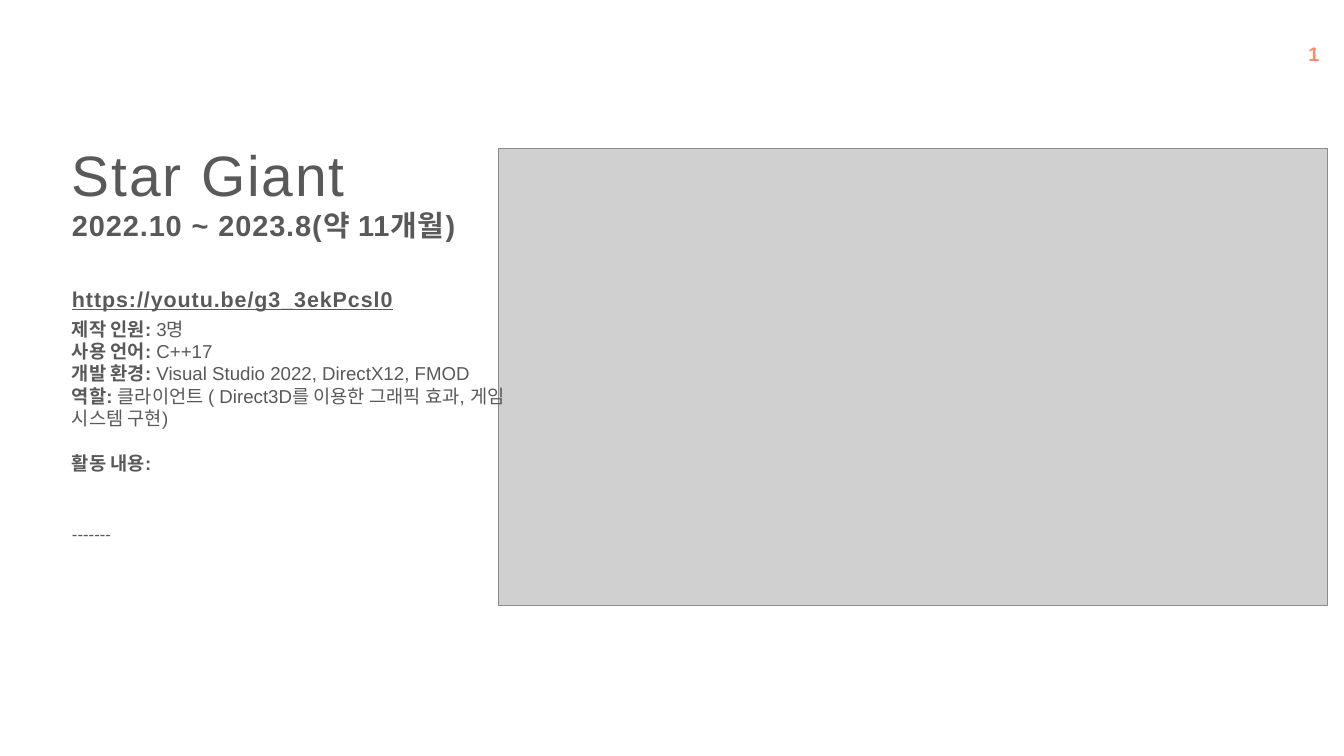
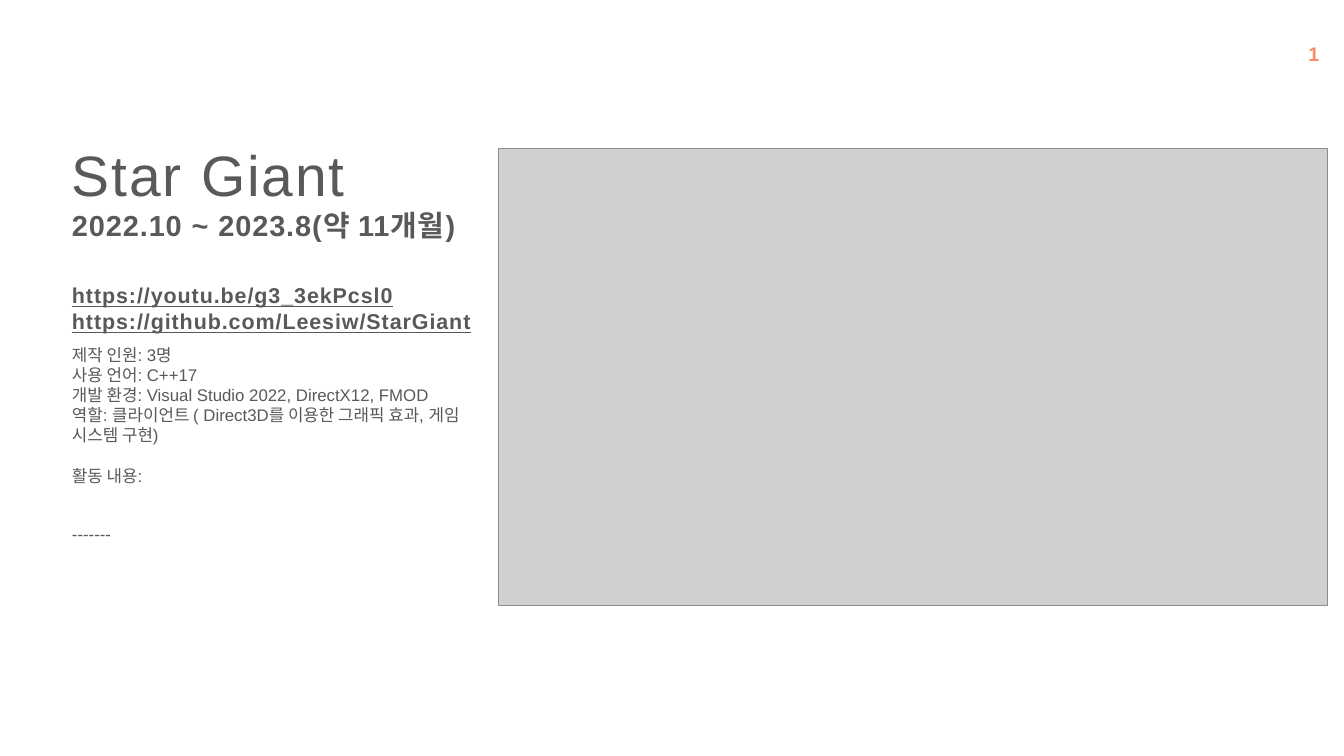
Before and after one commit to Leesiw/StarGiant, a slide deck: slide 2 of 포트폴리오/최유진 포트폴리오.pptx (slide 5 before the commit). Drawn at 1344x756 pixels with LibreOffice and Linux fonts; fonts in the diff are those of the drawing; grey boxes stand for pictures; background and template pictures are left out. Boxes give left, top, right and bottom in pixels: in the first picture for what was removed or moved away, otherwise in the second. Text is boxed around its words. In the diff, an @@ line names an element or a change of style, - is before the commit and + after.

```diff
--- a/포트폴리오/최유진 포트폴리오.pptx
+++ b/포트폴리오/최유진 포트폴리오.pptx
@@ text at box(72, 313, 471, 334): paragraph added @@
+https://github.com/Leesiw/StarGiant
@@ text "제작 인원: 3명": place and size @@
-text "제작 인원: 3명" at box(72, 320, 504, 472)
+text "제작 인원: 3명" at box(72, 347, 460, 484)
@@ text "제작 인원: 3명" at box(72, 347, 460, 484): size 20 to 18 pt; bold off in "제작 인원:", "사용 언어:", "개발 환경:", "역할:" and 1 more places @@
```
Also in this commit, not shown: 3 other slides changed, 2 slides added, 2 slides removed.
